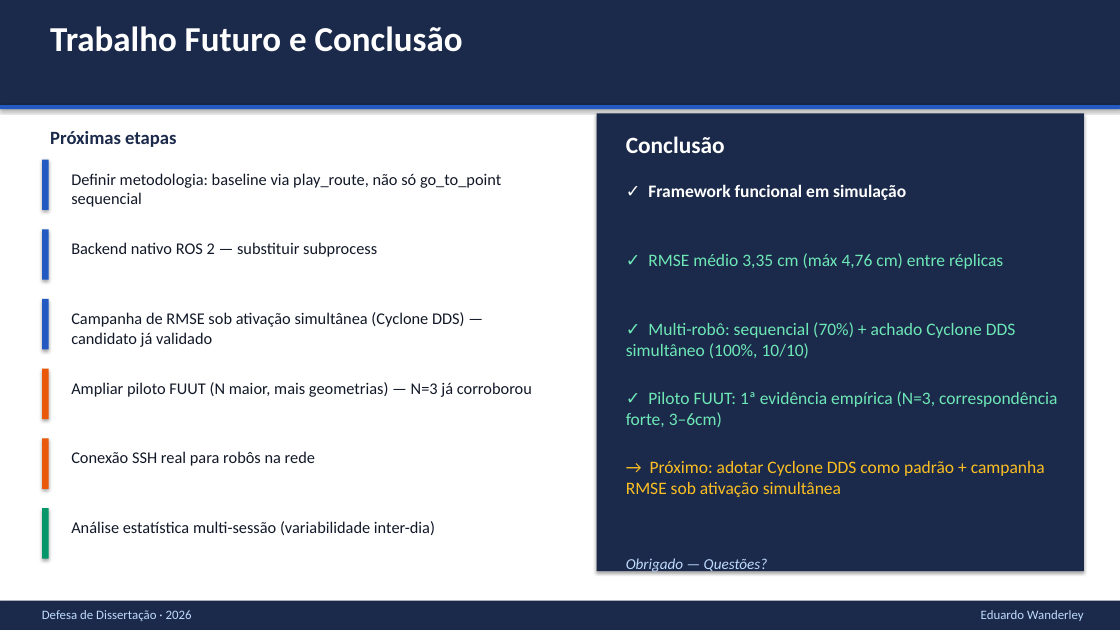
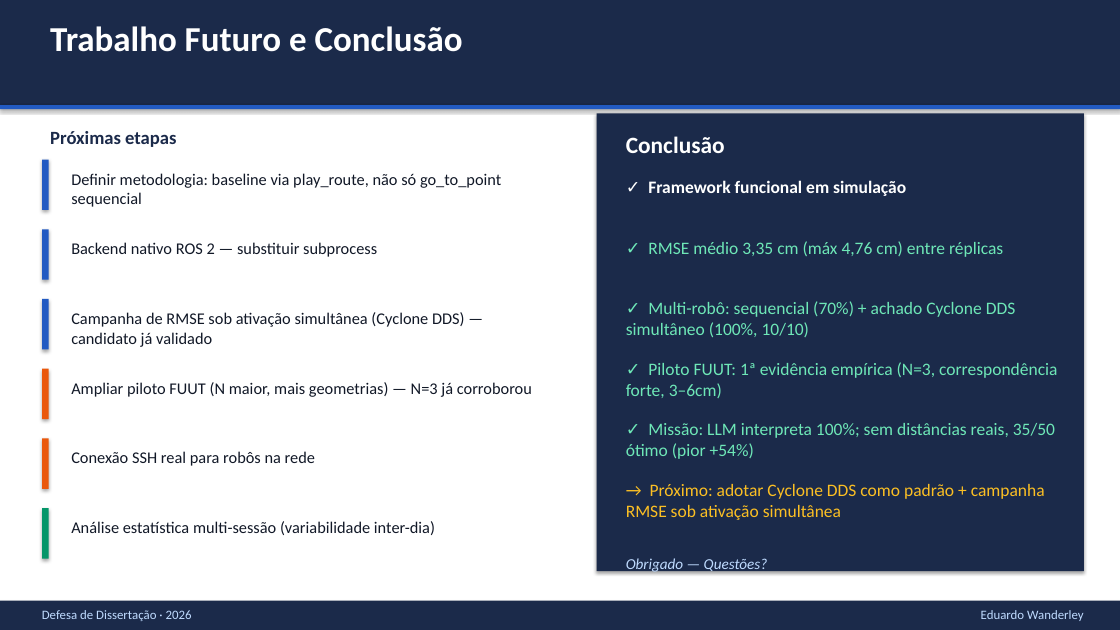
Before and after one commit to eduardowanderleyde/fleet-ui, a slide deck: slide 18 of disserta-apresenta/apresentacao_defesa.pptx (slide 17 before the commit). Drawn at 1120x630 pixels with LibreOffice and Linux fonts; fonts in the diff are those of the drawing. Boxes give left, top, right and bottom in pixels: in the first picture for what was removed or moved away, otherwise in the second. Text is boxed around its words. In the diff, an @@ line names an element or a change of style, - is before the commit and + after.

```diff
--- a/disserta-apresenta/apresentacao_defesa.pptx
+++ b/disserta-apresenta/apresentacao_defesa.pptx
@@ text "✓ Framework funcional em simulação": place and size @@
-text "✓ Framework funcional em simulação" at (648,184,906,200)
+text "✓ Framework funcional em simulação" at (648,180,906,196)
@@ text "✓ RMSE médio 3,35 cm ...": place and size @@
-text "✓ RMSE médio 3,35 cm ..." at (648,253,1003,269)
+text "✓ RMSE médio 3,35 cm ..." at (648,241,1003,257)
@@ text "✓ Multi-robô: sequencial (70%) + ...": place and size @@
-text "✓ Multi-robô: sequencial (70%) + ..." at (626,322,1016,358)
+text "✓ Multi-robô: sequencial (70%) + ..." at (626,301,1016,337)
@@ text "✓ Piloto FUUT: 1ª evidência ...": place and size @@
-text "✓ Piloto FUUT: 1ª evidência ..." at (626,391,1057,427)
+text "✓ Piloto FUUT: 1ª evidência ..." at (626,362,1057,398)
@@ text added at (626,423,1055,459), 15 pt, text #6EE7B7 @@
+✓ Missão: LLM interpreta 100%; sem distâncias reais, 35/50 ótimo (pior +54%)
@@ text "→ Próximo: adotar Cyclone DDS ...": place and size @@
-text "→ Próximo: adotar Cyclone DDS ..." at (626,461,1045,497)
+text "→ Próximo: adotar Cyclone DDS ..." at (626,484,1045,520)
```
Also in this commit, not shown: 1 other slide changed, 1 slide added, 1 other file.
